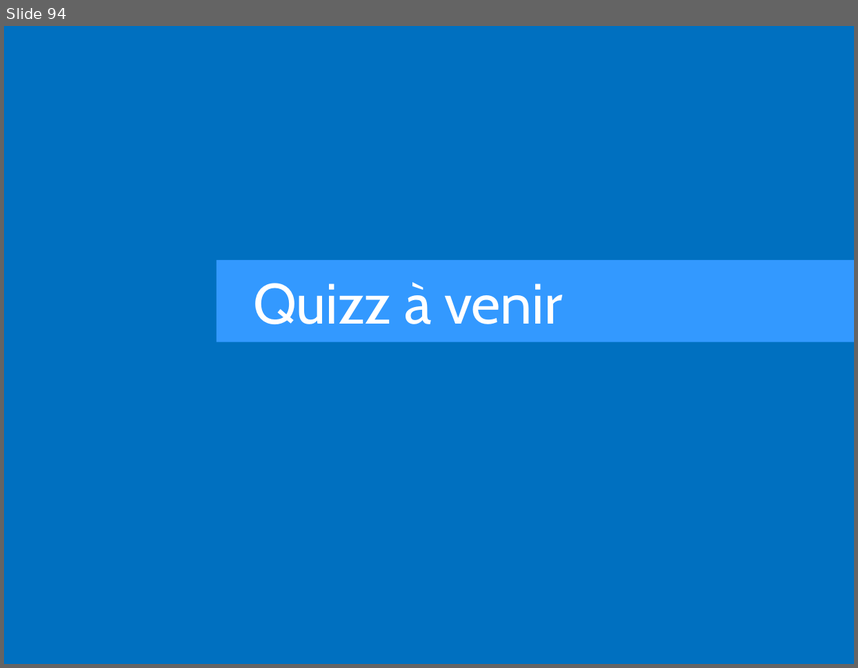
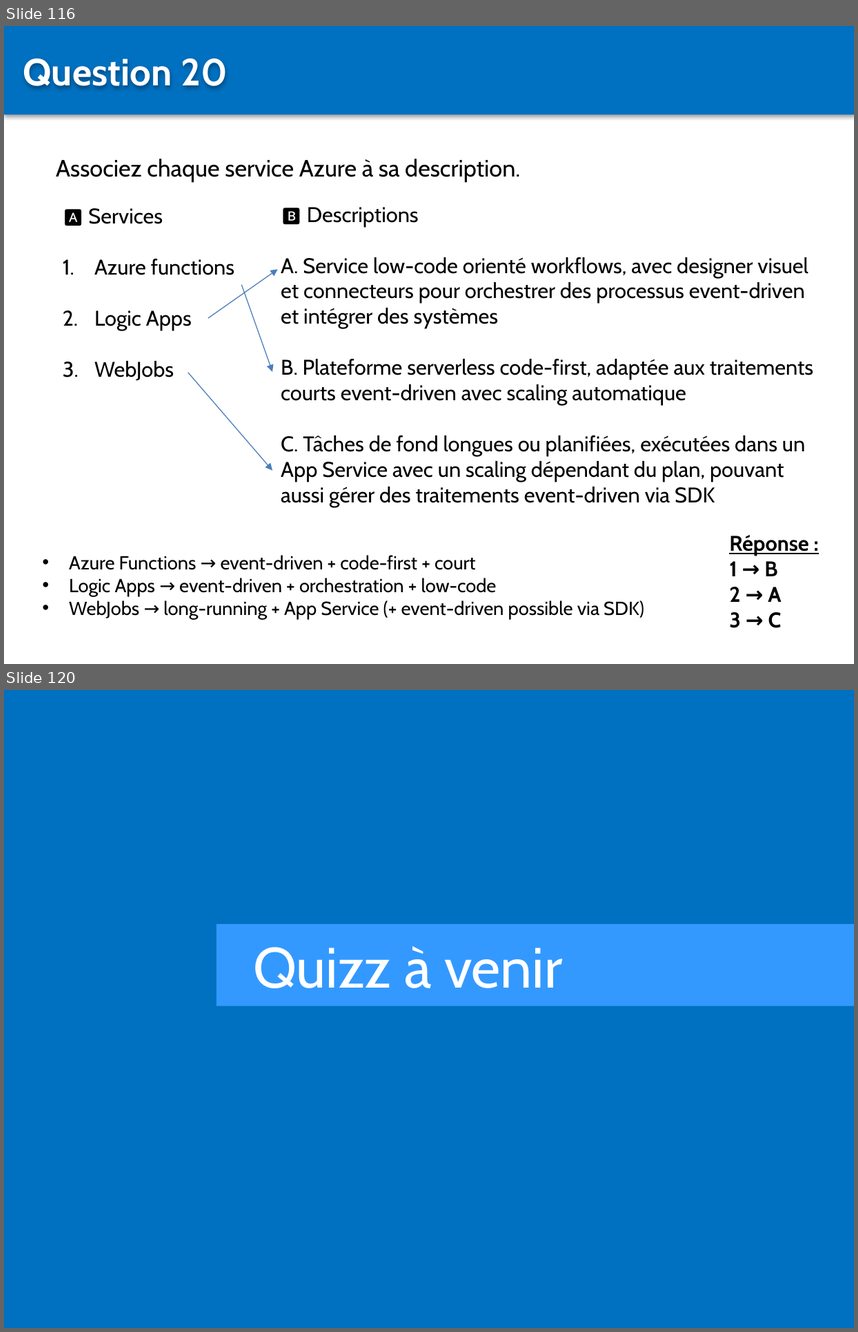
Before and after one commit to Sybaris-Classroom/az-204, a slide deck: Quiz/Quiz.pptx. Shown one above the other, each under a label of ours: slide 94 before the commit, slides 116 and 120 after it; the slides between them are not shown. The pictures are 858x668 and 858x1332 pixels, drawn with LibreOffice and Linux fonts; fonts in the diff are those of the drawing. Boxes give left, top, right and bottom in pixels: in the first picture for what was removed or moved away, otherwise in the second. Text is boxed around its words. In the diff, an @@ line names an element or a change of style, - is before the commit and + after.

```diff
--- a/Quiz/Quiz.pptx
+++ b/Quiz/Quiz.pptx
@@ slide 116 added at [4,26,854,664], background #FFFFFF @@
@@ rectangle added at [4,26,854,114], fill #0070C0 @@
@@ text added at [23,58,228,88], 32 pt, text #FFFFFF, bold @@
+Question 20
@@ text added at [56,158,520,183], 20 pt, text #000000 @@
+Associez chaque service Azure à sa description.
@@ text added at [88,208,234,381], 18 pt, text #000000 @@
+🅰️ Services
+1. Azure functions
+2. Logic Apps
+3. WebJobs
@@ text added at [281,207,813,507], 18 pt, text #000000 @@
+🅱️ Descriptions
+A. Service low-code orienté workflows, avec designer visuel et connecteurs pour orchestrer des processus event-driven et intégrer des systèmes
+B. Plateforme serverless code-first, adaptée aux traitements courts event-driven avec scaling automatique
+C. Tâches de fond longues ou planifiées, exécutées dans un App Service avec un scaling dépendant du plan, pouvant aussi gérer des traitements event-driven via SDK
@@ arrow added from (208, 319) to (278, 269), #4B7EBC 0.75 pt @@
@@ arrow added from (242, 285) to (272, 371), #4B7EBC 0.75 pt @@
@@ arrow added from (188, 372) to (272, 470), #4B7EBC 0.75 pt @@
@@ text added at [729,535,809,628], 18 pt, text #000000, bold @@
+Réponse :
+1 → B
+2 → A
+3 → C
@@ text added at [69,555,644,619], 16 pt, text #000000 @@
+• Azure Functions → event-driven + code-first + court
+• Logic Apps → event-driven + orchestration + low-code
+• WebJobs → long-running + App Service (+ event-driven possible via SDK)
@@ what was slide 94 is now slide 120 @@
```
Also in this commit, not shown: 3 slides changed, 25 other slides added, 43 other files.
